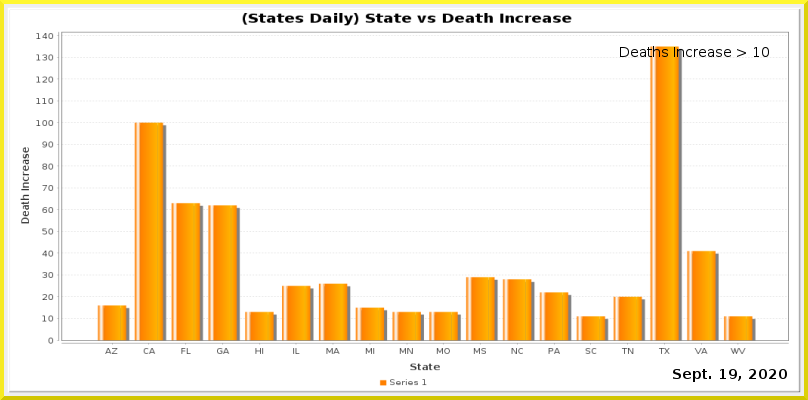
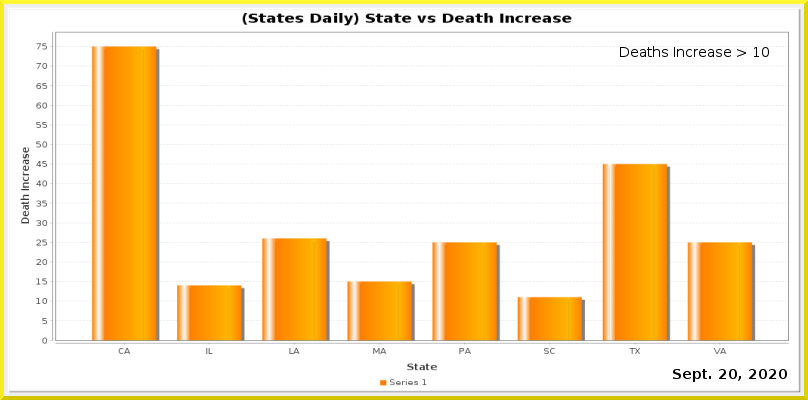
Before/after of a w=808, h=400 layered artwork. What changed in the layer stack:
painted on "Current Date" over [left=719, top=369, right=737, bottom=379]
painted on "Date_vs_TestIncrease.png" over [left=36, top=31, right=789, bottom=371]
